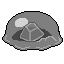
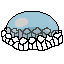
Layer changes from the first (64, 64) image to the second:
hid "slime_grey_top" over [2, 12, 63, 51]
hid "Layer 1" over [19, 22, 45, 42]
added layer "slime_ice_ability" above "Base Layer" over [1, 12, 63, 51]
hid "slime_grey_base" over [2, 12, 63, 51]
